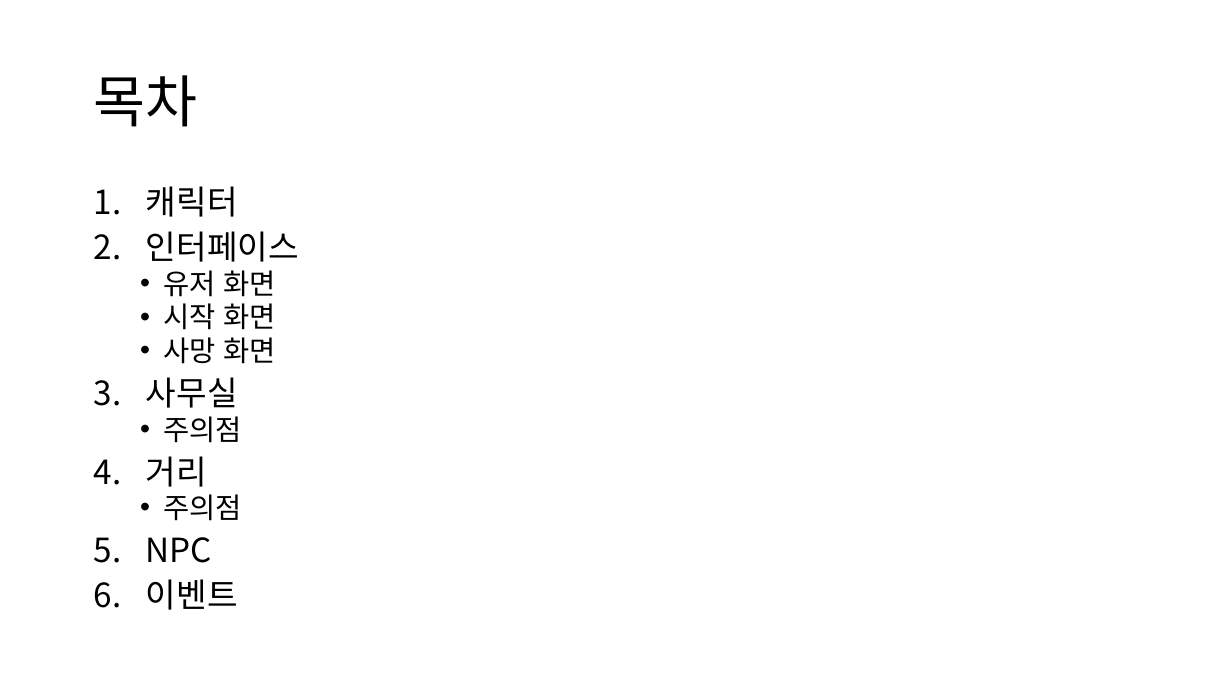
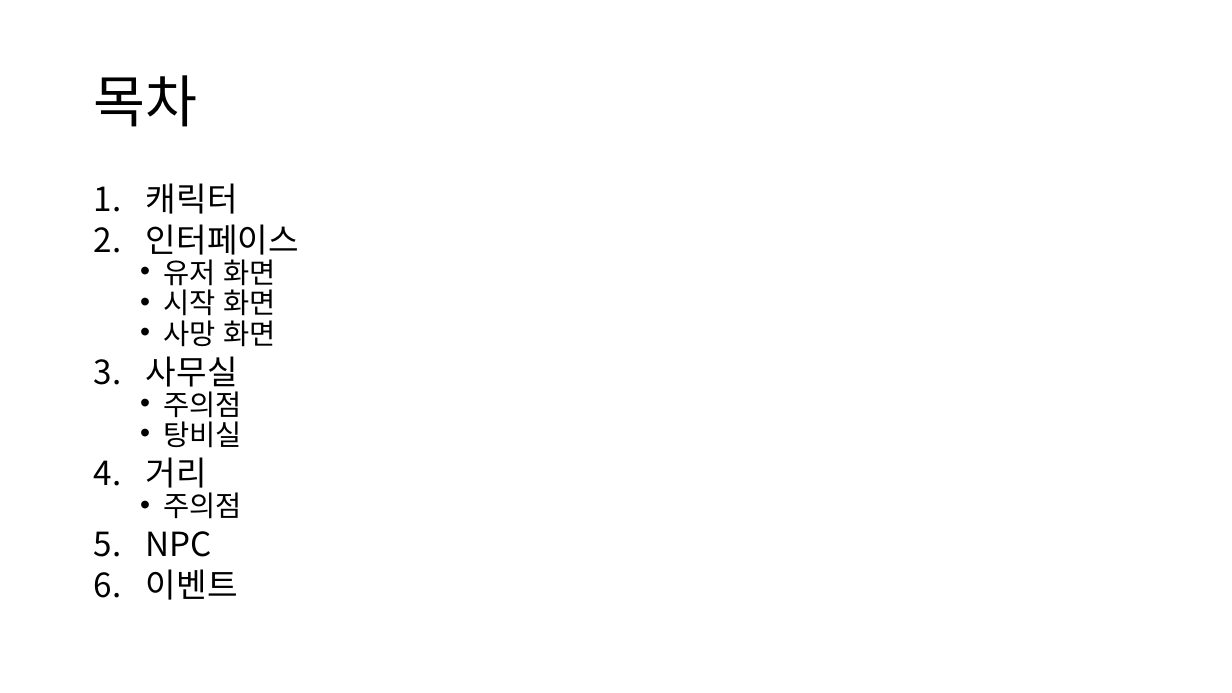
Before and after one commit to nongsang/masterpiece, a slide deck: slide 2 of 졸작_상세문서.pptx. Drawn at 1232x693 pixels with LibreOffice and Linux fonts; fonts in the diff are those of the drawing. Boxes give left, top, right and bottom in pixels: in the first picture for what was removed or moved away, otherwise in the second. Text is boxed around its words. In the diff, an @@ line names an element or a change of style, - is before the commit and + after.

Commit message:
4월 12일 탕비실 가스밸브와 누전차단기 추가

```diff
--- a/졸작_상세문서.pptx
+++ b/졸작_상세문서.pptx
@@ text at [146,183,299,600]: line spacing 0.8 to 0.7 @@
@@ text at [163,416,242,448]: paragraph added @@
+  • 탕비실
```
Also in this commit, not shown: 3 slides added.
